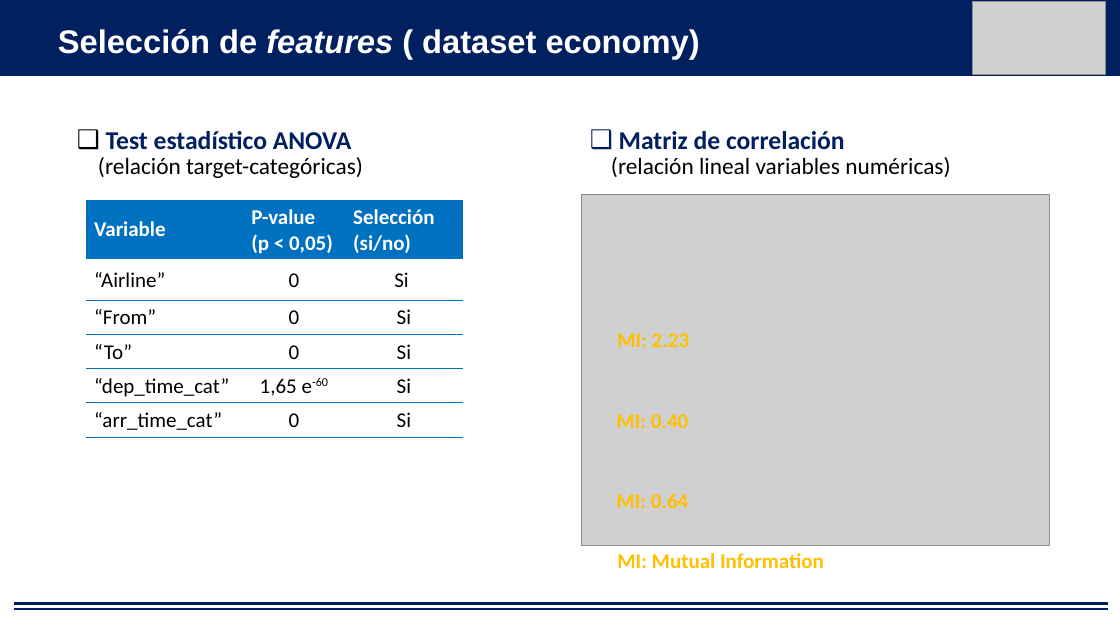
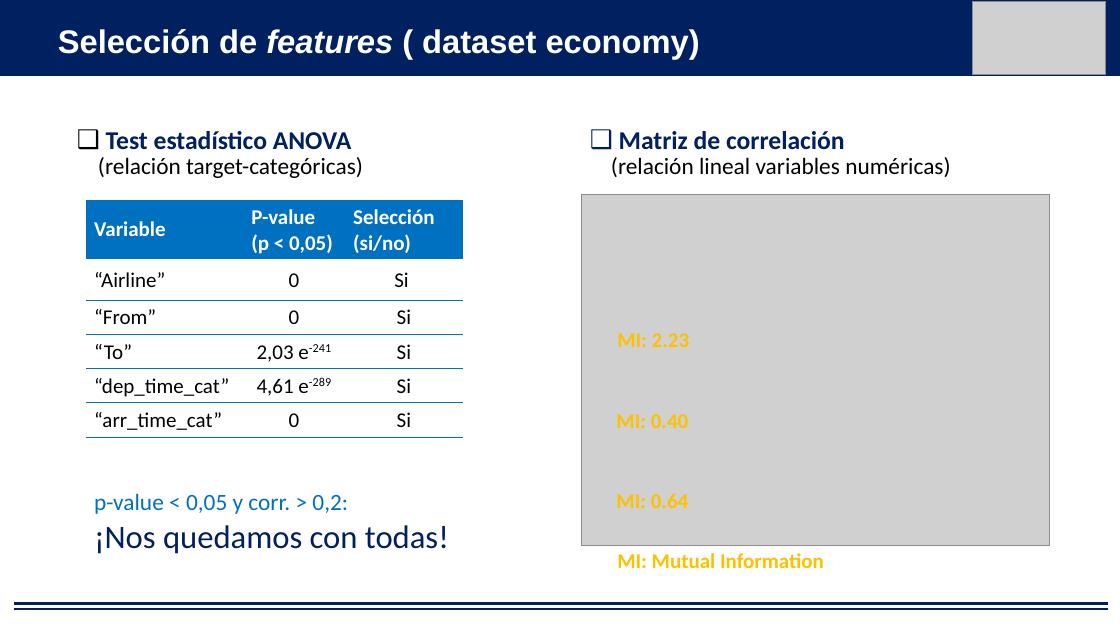
Before and after one commit to Cesar-CSP/ML_Prediccion_Precios_Vuelos, a slide deck: slide 5 of Presentación_Main_Prediccion_Vuelos_India_V2.pptx. Drawn at 1120x630 pixels with LibreOffice and Linux fonts; fonts in the diff are those of the drawing; grey boxes stand for pictures. Boxes give left, top, right and bottom in pixels: in the first picture for what was removed or moved away, otherwise in the second. Text is boxed around its words. In the diff, an @@ line names an element or a change of style, - is before the commit and + after.

```diff
--- a/Presentación_Main_Prediccion_Vuelos_India_V2.pptx
+++ b/Presentación_Main_Prediccion_Vuelos_India_V2.pptx
@@ table at box(86, 200, 463, 437) @@
-row 4, column 2: 0
+row 4, column 2: 2,03 e-241
-row 5, column 2: 1,65 e-60
+row 5, column 2: 4,61 e-289
@@ text added at box(94, 493, 449, 554), 20 pt, text #0070C0 @@
+p-value < 0,05 y corr. > 0,2:
+¡Nos quedamos con todas!
```
Also in this commit, not shown: 5 other slides changed, 1 other file.
